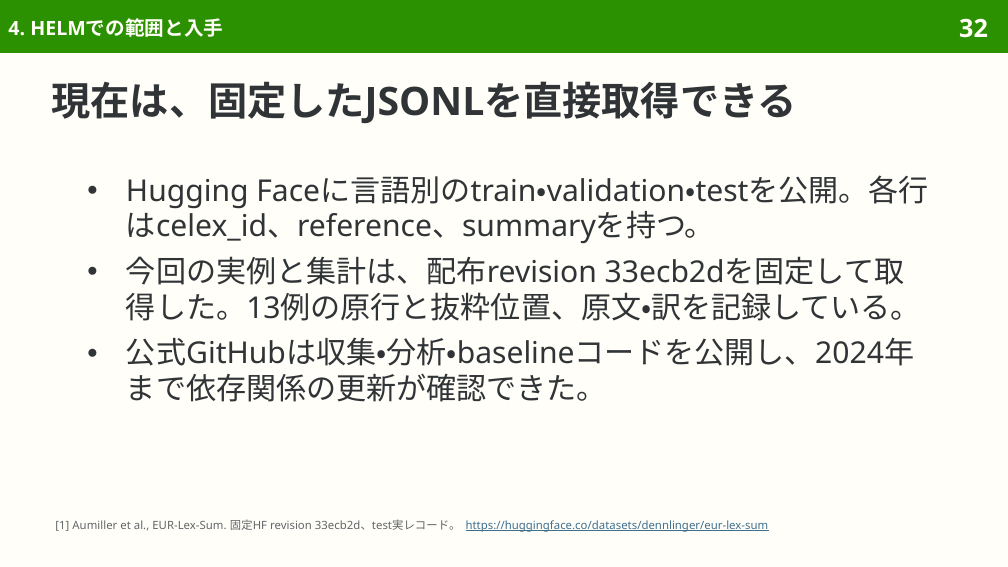
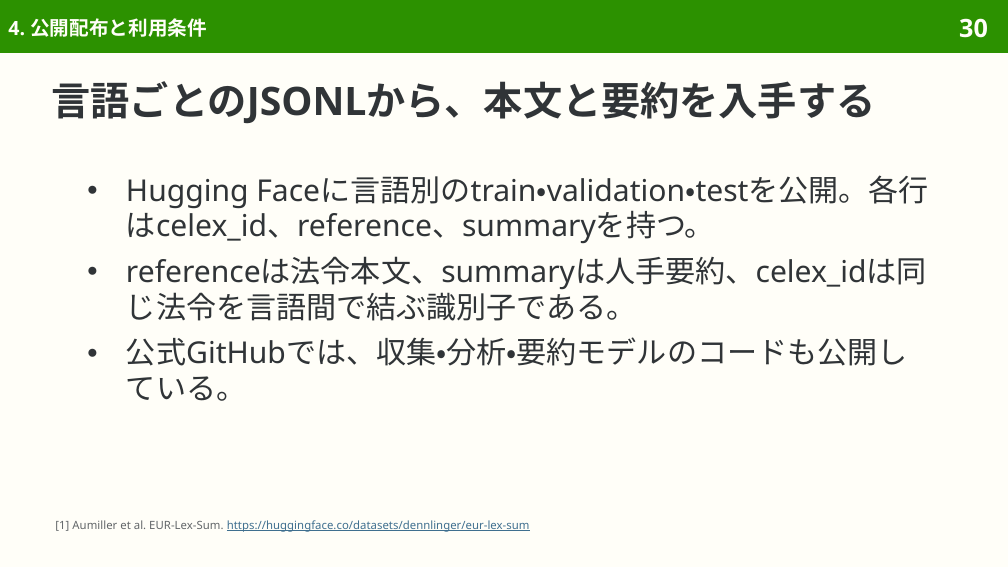
Before and after one commit to sasakiy84/datasets-in-10-minutes, a slide deck: slide 30 of slides/datasets-in-10-minutes-eurlexsum.pptx (slide 32 before the commit). Drawn at 1008x567 pixels with LibreOffice and Linux fonts; fonts in the diff are those of the drawing. Boxes give left, top, right and bottom in pixels: in the first picture for what was removed or moved away, otherwise in the second. Text is boxed around its words. In the diff, an @@ line names an element or a change of style, - is before the commit and + after.

```diff
--- a/slides/datasets-in-10-minutes-eurlexsum.pptx
+++ b/slides/datasets-in-10-minutes-eurlexsum.pptx
@@ title at (x1=8, y1=18, x2=207, y2=37): text changed @@
-4. HELMでの範囲と入手
+4. 公開配布と利用条件
@@ page number at (x1=959, y1=18, x2=988, y2=38): text changed @@
-32
+30
@@ title at (x1=52, y1=81, x2=876, y2=124): text changed @@
-現在は、固定したJSONLを直接取得できる
+言語ごとのJSONLから、本文と要約を入手する
@@ text at (x1=126, y1=256, x2=927, y2=401): text changed @@
-● 今回の実例と集計は、配布revision 33ecb2dを固定して取得した。13例の原行と抜粋位置、原文・訳を記録している。
-● 公式GitHubは収集・分析・baselineコードを公開し、2024年まで依存関係の更新が確認できた。
+● referenceは法令本文、summaryは人手要約、celex_idは同じ法令を言語間で結ぶ識別子である。
+● 公式GitHubでは、収集・分析・要約モデルのコードも公開している。
@@ text at (x1=55, y1=520, x2=530, y2=532): text changed; text colour #626669 to #3F6F8F @@
-[1] Aumiller et al., EUR-Lex-Sum. 固定HF revision 33ecb2d、test実レコード。 https://huggingface.co/datasets/dennlinger/eur-lex-sum
+[1] Aumiller et al. EUR-Lex-Sum. https://huggingface.co/datasets/dennlinger/eur-lex-sum
```
Also in this commit, not shown: 44 other slides changed, 3 slides removed, 39 other files.
